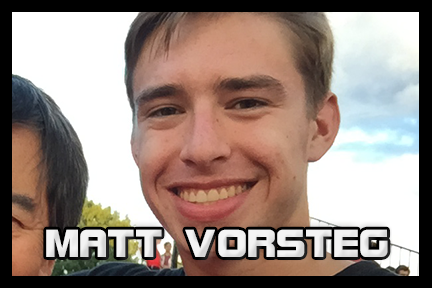
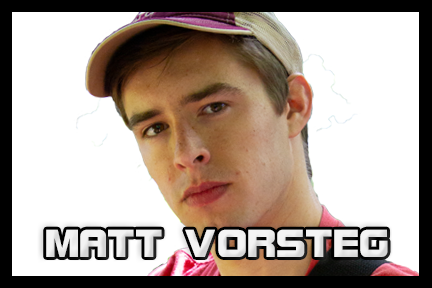
Comparing the layer stacks of the two 432 x 288 images. Changes:
renamed "Background" to "Layer 0 copy", moved it above "IMG_1114", painted on it over [12, 12, 419, 276]
renamed "9-8-2017" to "IMG_1114", hid it, painted on it over [12, 12, 419, 276]
